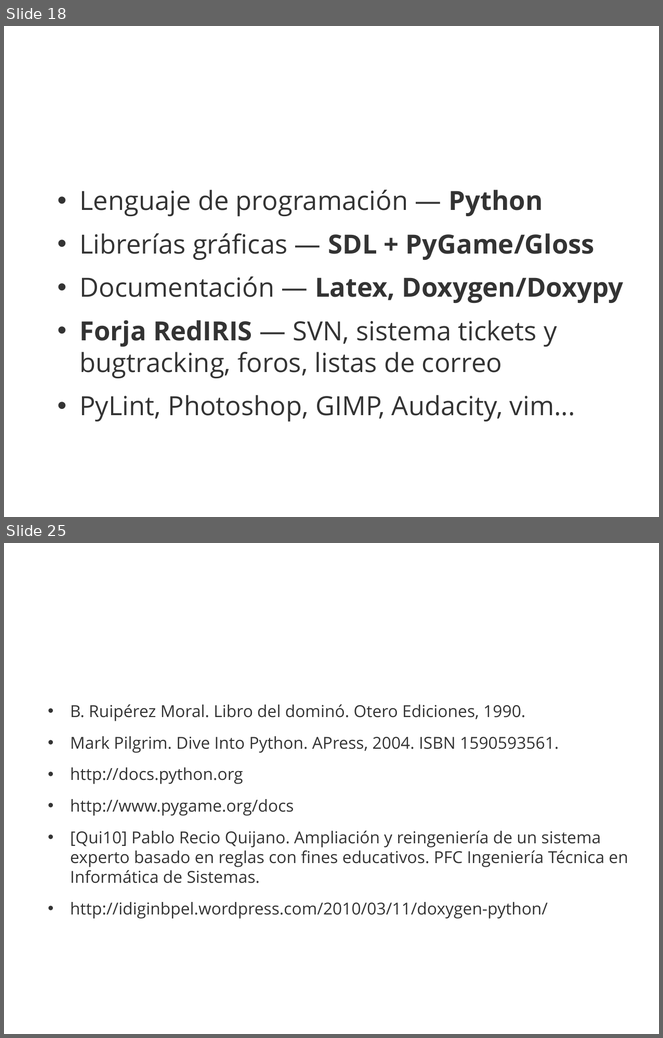
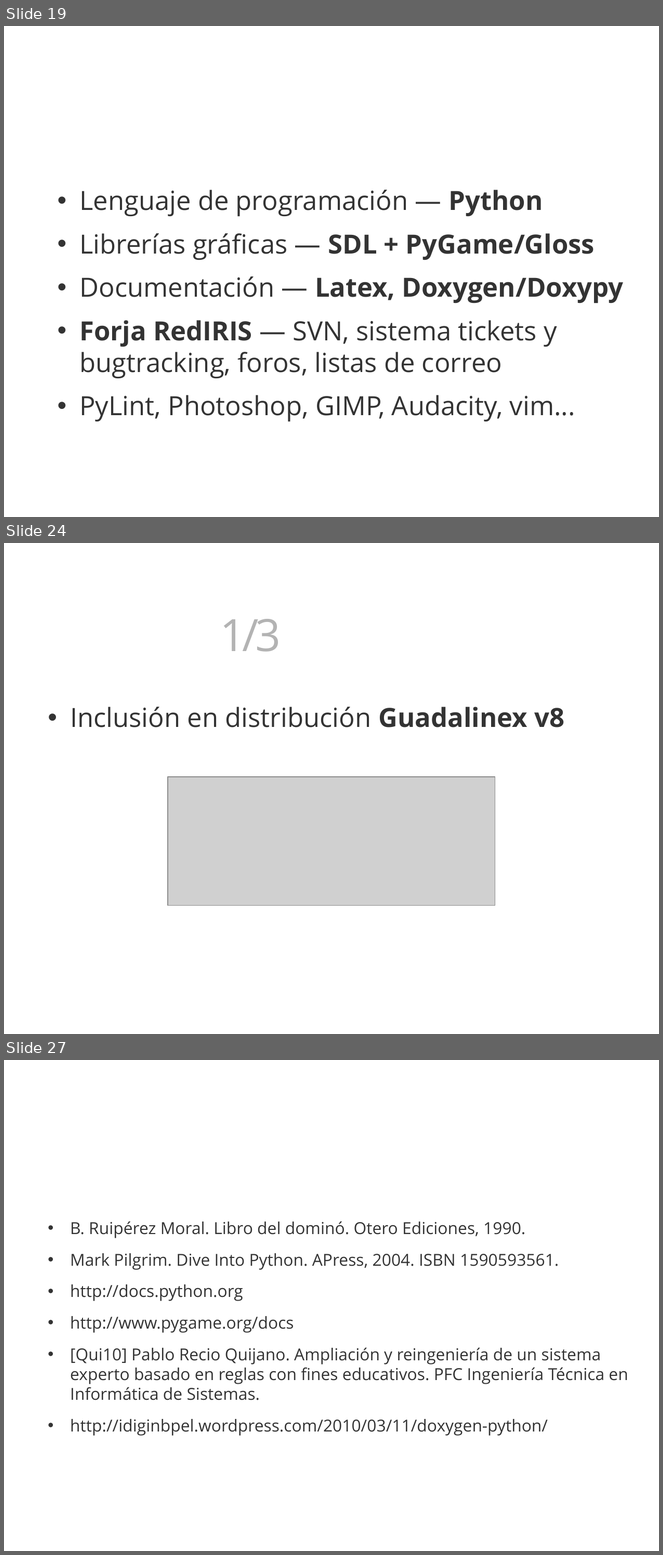
Before and after one commit to 3oheme/dominous, a slide deck: docs/presentacion/presentacion.odp. Shown one above the other, each under a label of ours: slides 18 and 25 before the commit, slides 19, 24 and 27 after it; the slides between them are not shown. The pictures are 663x1038 and 663x1555 pixels, drawn with LibreOffice and Linux fonts; fonts in the diff are those of the drawing; grey boxes stand for pictures; background and template pictures are left out. Boxes give left, top, right and bottom in pixels: in the first picture for what was removed or moved away, otherwise in the second. Text is boxed around its words. In the diff, an @@ line names an element or a change of style, - is before the commit and + after.

```diff
--- a/docs/presentacion/presentacion.odp
+++ b/docs/presentacion/presentacion.odp
@@ slide 24 added at [4,543,659,1034], background picture (left out) @@
@@ text added at [220,619,281,652], 54 pt, text #FFFFFF, bold @@
+Difusión 1/3
@@ text added at [70,707,565,728], 32 pt, text #333333 @@
+• Inclusión en distribución Guadalinex v8
@@ picture added at [168,777,496,906] @@
@@ what was slide 18 is now slide 19 @@
@@ what was slide 25 is now slide 27 @@
```
Also in this commit, not shown: 4 slides changed, 2 other slides added, 1 slide removed, 14 other files.
